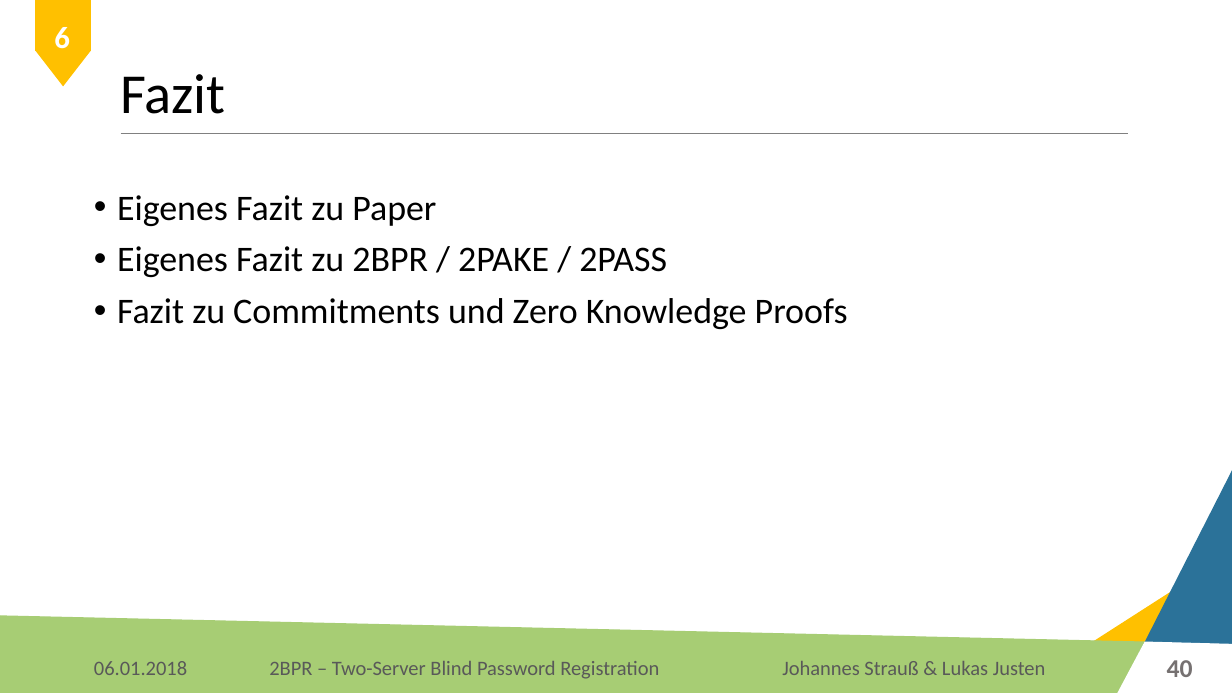
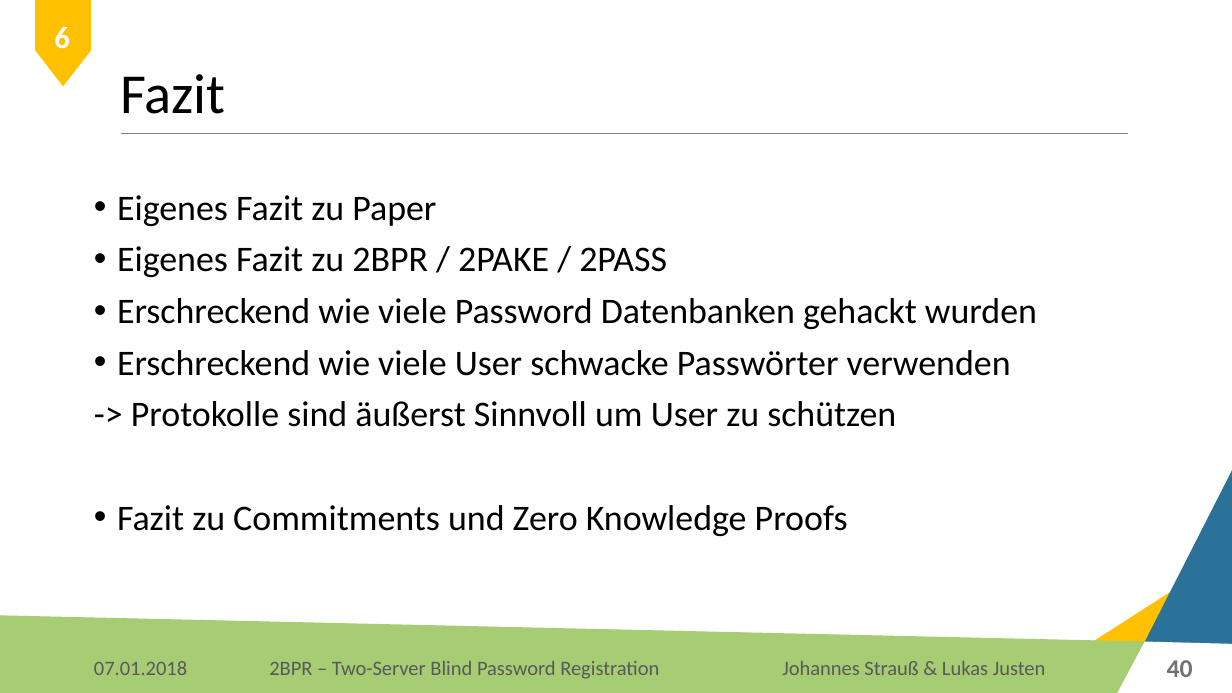
Before and after one commit to Lukas-Justen/IT-Security-2BPR, a slide deck: slide 40 of 2BPR.pptx. Drawn at 1232x693 pixels with LibreOffice and Linux fonts; fonts in the diff are those of the drawing; background and template pictures are left out. Boxes give left, top, right and bottom in pixels: in the first picture for what was removed or moved away, otherwise in the second. Text is boxed around its words. In the diff, an @@ line names an element or a change of style, - is before the commit and + after.

Commit message:
fazit

```diff
--- a/2BPR.pptx
+++ b/2BPR.pptx
@@ text at [117, 298, 1037, 427]: paragraphs added @@
+• Erschreckend wie viele Password Datenbanken gehackt wurden
+• Erschreckend wie viele User schwacke Passwörter verwenden
+-> Protokolle sind äußerst Sinnvoll um User zu schützen
@@ text at [94, 661, 187, 675]: text changed @@
-06.01.2018
+07.01.2018
```
Also in this commit, not shown: 42 other slides changed.
